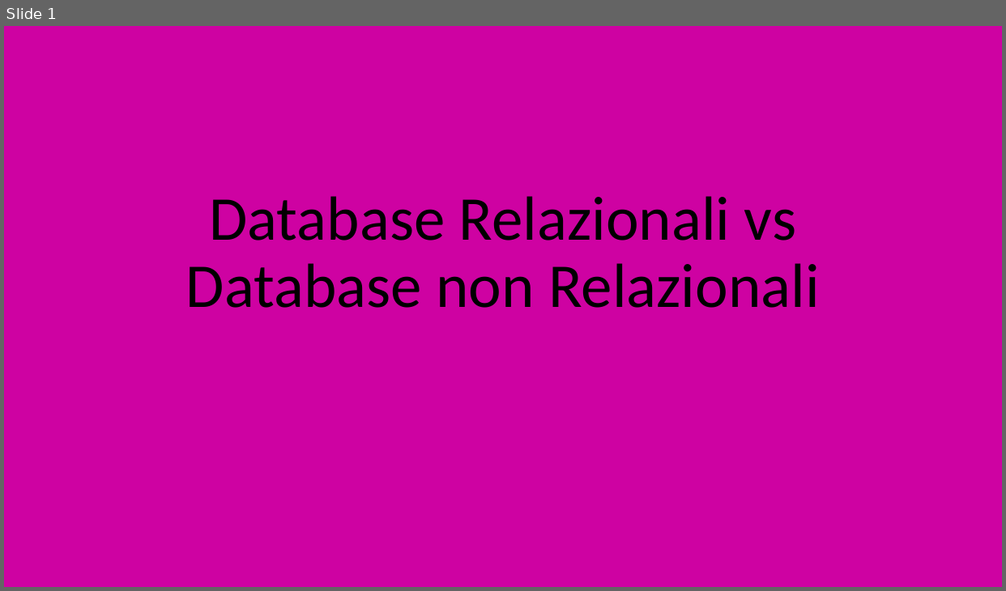
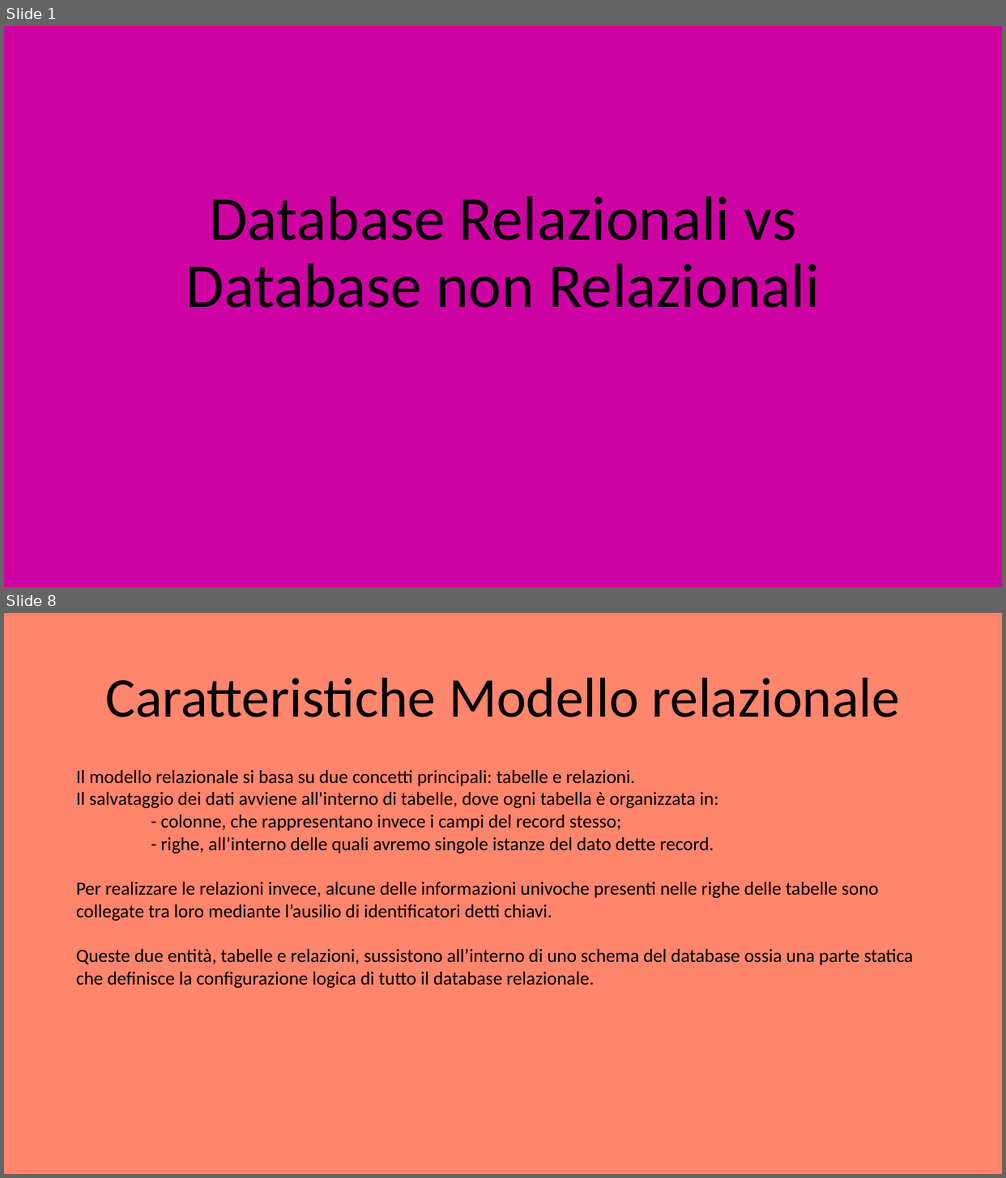
Before and after one commit to EmanueleCitarella/presentationAS, a slide deck: Sql vs NoSql.pptx. Shown one above the other, each under a label of ours: slide 1 before the commit, slides 1 and 8 after it; the slides between them are not shown. The pictures are 1006x591 and 1006x1178 pixels, drawn with LibreOffice and Linux fonts; fonts in the diff are those of the drawing. Boxes give left, top, right and bottom in pixels: in the first picture for what was removed or moved away, otherwise in the second. Text is boxed around its words. In the diff, an @@ line names an element or a change of style, - is before the commit and + after.

```diff
--- a/Sql vs NoSql.pptx
+++ b/Sql vs NoSql.pptx
@@ slide 8 added at [4, 613, 1002, 1174], background #FF856D @@
@@ title added at [105, 678, 899, 717], 54 pt, text #000000 @@
+Caratteristiche Modello relazionale
@@ text added at [76, 770, 914, 988], 18 pt, text #000000 @@
+Il modello relazionale si basa su due concetti principali: tabelle e relazioni.
+Il salvataggio dei dati avviene all'interno di tabelle, dove ogni tabella è organizzata in:
+- colonne, che rappresentano invece i campi del record stesso;
+- righe, all’interno delle quali avremo singole istanze del dato dette record.
+Per realizzare le relazioni invece, alcune delle informazioni univoche presenti nelle righe delle tabelle sono collegate tra loro mediante l’ausilio di identificatori detti chiavi.
+Queste due entità, tabelle e relazioni, sussistono all’interno di uno schema del database ossia una parte statica che definisce la configurazione logica di tutto il database relazionale.
```
Also in this commit, not shown: 15 slides changed, 16 other slides added, 14 slides removed, 1 other file.
